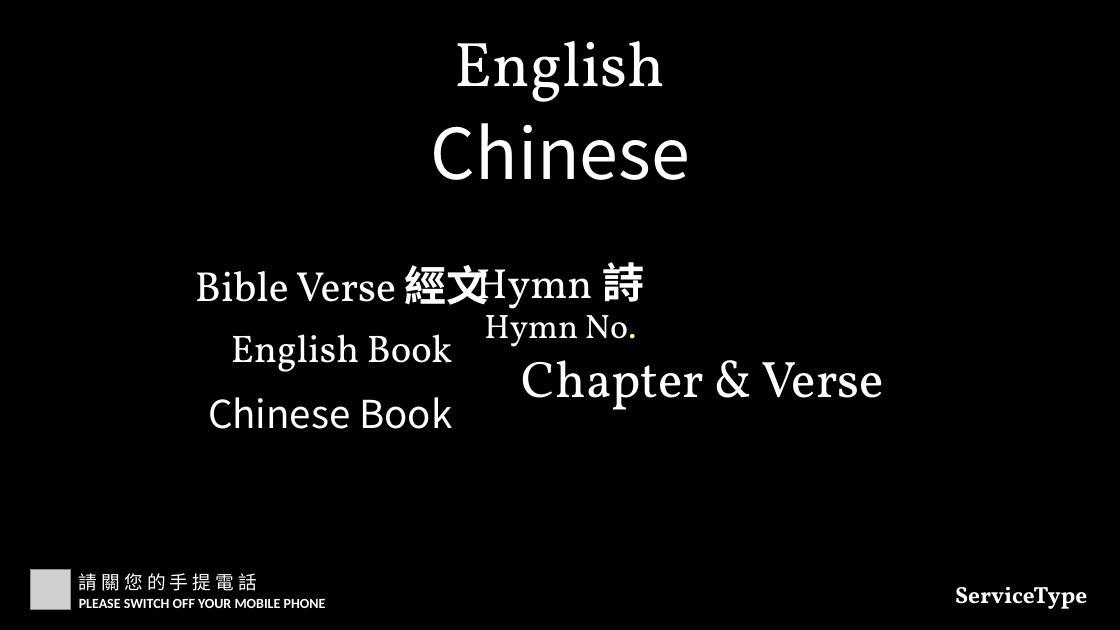
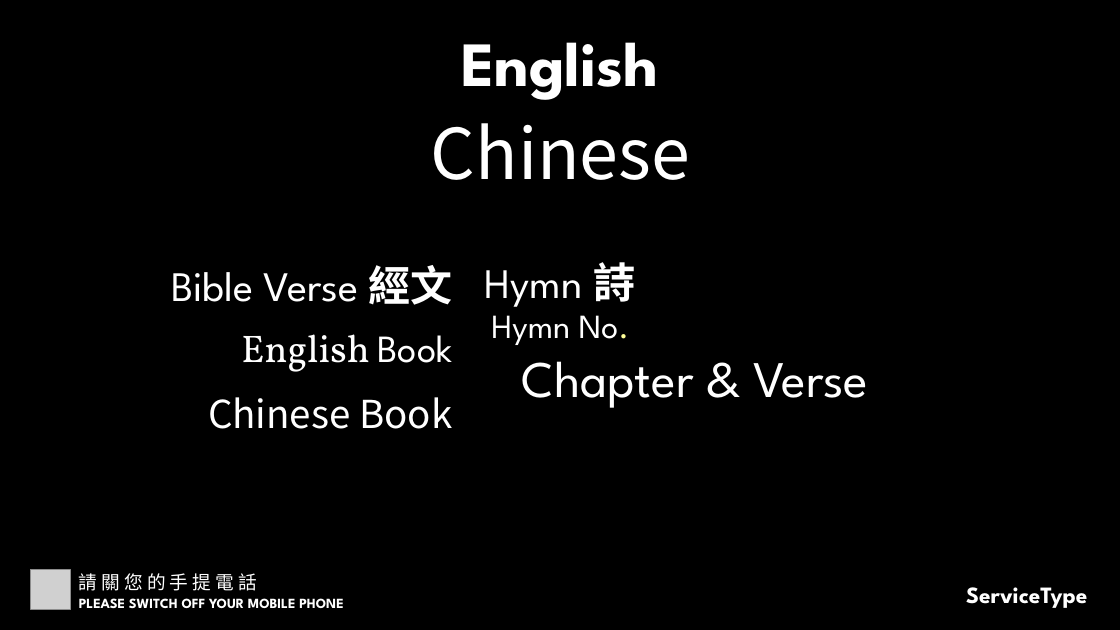
Before and after one commit to calebchanwy/tjc-powerpoint, a slide deck: slide 1 of TJCPowerPoint/bin/Debug/Files/ServiceWidescreen.pptx. Drawn at 1120x630 pixels with LibreOffice and Linux fonts; fonts in the diff are those of the drawing; grey boxes stand for pictures. Boxes give left, top, right and bottom in pixels: in the first picture for what was removed or moved away, otherwise in the second. Text is boxed around its words. In the diff, an @@ line names an element or a change of style, - is before the commit and + after.

```diff
--- a/TJCPowerPoint/bin/Debug/Files/ServiceWidescreen.pptx
+++ b/TJCPowerPoint/bin/Debug/Files/ServiceWidescreen.pptx
@@ text "English" at [461,42,659,100]: font Vollkorn to League Spartan, bold on @@
@@ text "Bible Verse 經文": place and size @@
-text "Bible Verse 經文" at [195,265,488,305]
+text "Bible Verse 經文" at [171,265,453,305]
@@ text "Bible Verse 經文" at [171,265,453,305]: font Vollkorn to League Spartan in "Bible Verse"; alignment centre to right @@
@@ text "Hymn 詩" at [484,262,635,307]: font Vollkorn to League Spartan in "Hymn"; font Calibri to League Spartan in "詩" @@
@@ text "English Book" at [241,334,452,372]: font Vollkorn to League Spartan in "Book" @@
@@ font Vollkorn to League Spartan in 3 elements at [491,305,629,345], [966,587,1087,608], [522,361,868,408] @@
@@ text "PLEASE SWITCH OFF YOUR MOBILE ..." at [79,598,344,608]: font Calibri to League Spartan @@
```
Also in this commit, not shown: 3 other slides changed, 1 slide added, 18 other files.
